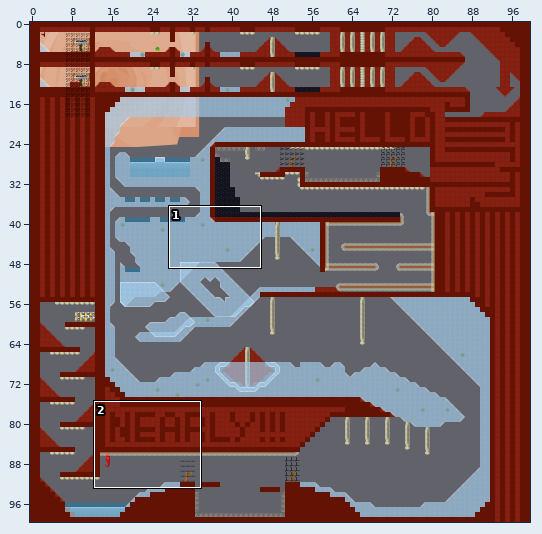
Tiled map: data/assets/simple_race.tmx. The picture above shows the old version from afar; the outline marks the close-up.
Close-up. Before the edit:
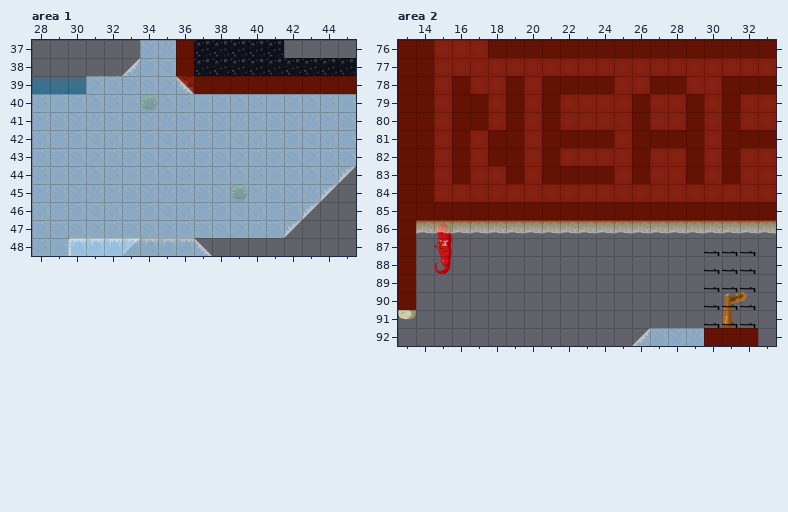
Cells are 64x64 px. Shown: area 1 x 28..45, y 37..48; area 2 x 13..33, y 76..92. The commit also changed other parts of the map, which this record leaves out.
The same view after the edit:
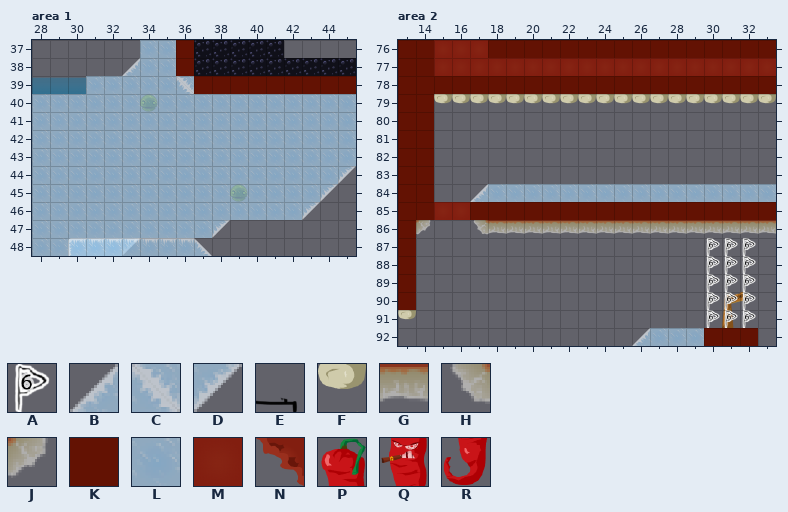
Key: from "CheckpointFlags": A 5; from "IceSlope": B 4, C 8, D 12; from "RaceStart": E 15; from "TileBoneEnds": F 4 "Edge"; from "TileBounce": G 2, H 6, J 7; from "TileHard": K 0 "NonEdible"; from "TileIce": L 0 "Block"; from "TileMeatSolid1": M 0 "Block"; from "TileMeatTri1": N 8; from "chilli": P 0 "Edge", Q 2 "Line", R 6 "Edge".
_ is an empty cell.
See-through tiles are keyed as they look on the map.
Diff:
{"where": "layer \"StaticBackground\", area 1"}
{"y":39,"x":36,"old":"N","new":"C"}
{"where": "layer \"Level\", area 1"}
{"y":47,"x":38,"old":"LLLLD","new":"D____"}
{"where": "layer \"Level\", area 2"}
{"y":78,"x":15,"old":"M","new":"K"}
{"y":78,"x":17,"old":"MM","new":"KK"}
{"y":78,"x":20,"old":"M","new":"K"}
{"y":78,"x":25,"old":"MM","new":"KK"}
{"y":78,"x":29,"old":"MM","new":"KK"}
{"y":79,"x":15,"old":"MKKMKMKMMMMKMMKMKMM","new":"FFFFFFFFFFFFFFFFFFF"}
{"y":80,"x":15,"old":"MKKMKMKMMMMKMMKMKMM","new":"___________________"}
{"y":81,"x":15,"old":"MKMKKMKKKKMKKKKMKKK","new":"___________________"}
{"y":82,"x":15,"old":"MKMKKMKMMMMKMMKMKMM","new":"___________________"}
{"y":83,"x":15,"old":"MKMMKMKKKKMKMMKMKMM","new":"___________________"}
{"y":84,"x":15,"old":"MMMMMMMMMMMMMMMMMMM","new":"__BLLLLLLLLLLLLLLLL"}
{"y":85,"x":15,"old":"KK","new":"MM"}
{"y":86,"x":15,"old":"P","new":"_"}
{"y":87,"x":15,"old":"Q","new":"_"}
{"y":88,"x":15,"old":"R","new":"_"}
{"where": "layer \"StaticForeground\", area 2"}
{"y":86,"x":14,"old":"GGGG","new":"J__H"}
{"where": "layer \"Flags\", area 2"}
{"y":87,"x":30,"old":"EEE","new":"AAA"}
{"y":88,"x":30,"old":"EEE","new":"AAA"}
{"y":89,"x":30,"old":"EEE","new":"AAA"}
{"y":90,"x":30,"old":"EEE","new":"AAA"}
{"y":91,"x":30,"old":"EEE","new":"AAA"}
{"label":"changed","picture_box":[176,76,194,94]}
{"label":"changed","picture_box":[212,220,302,238]}
{"label":"changed","picture_box":[416,76,776,328]}
